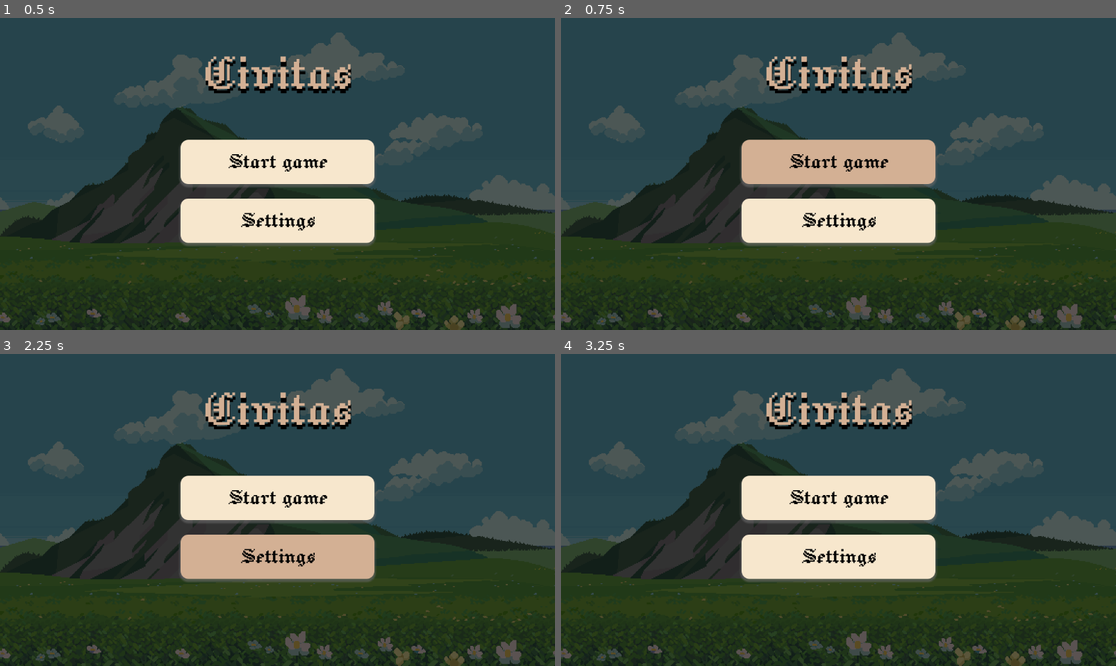
Above: before the commit, frames 1-4 (two rows, left to right).
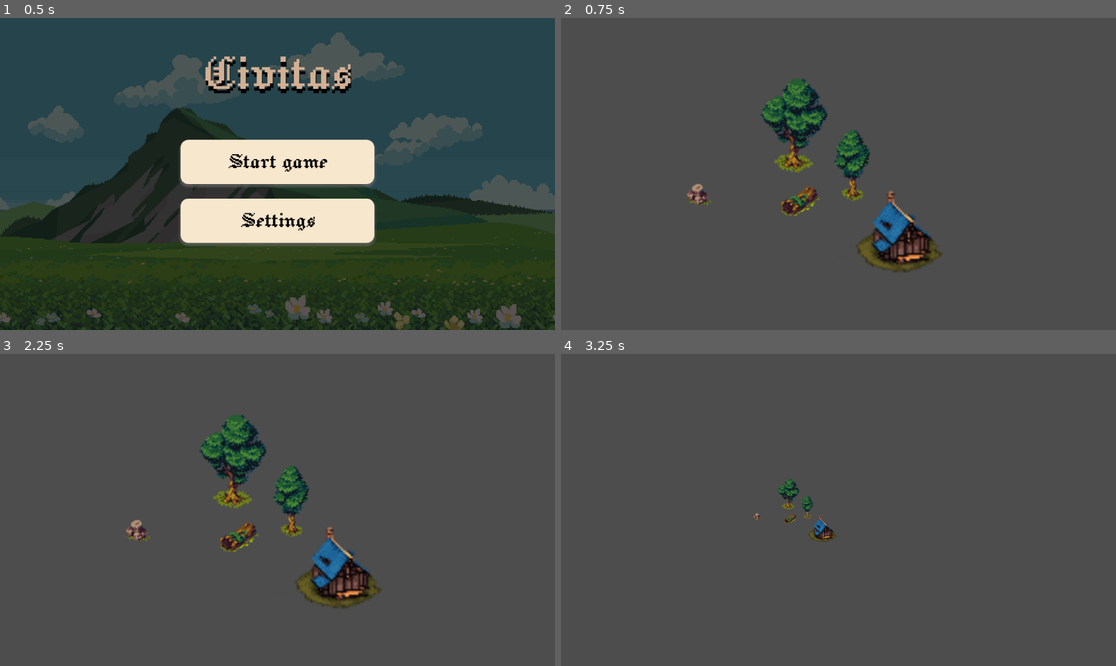
Above: after the commit, the same moments.

Repository: Benji4021/Civitas
Game: Godot game, scene res://Szenen/StartScreen.tscn
The game is run twice, just before and just after one commit, with the same random seed, the same clock (stepped at 60 frames per second) and the same inputs.
Inputs (mouse positions are in pixels of both pictures, inside the frame that each line leads up to):
- Up to frame 1 (0.5 s): no input
- Up to frame 2 (0.75 s): click "Start game" at 0.5 s
- Up to frame 3 (2.25 s): click (277, 497) at 1.25 s, where only the run before the commit has a clickable "Start game"; click (277, 556) at 2 s, where only the run before the commit has a clickable "Settings"
- Up to frame 4 (3.25 s): move the mouse to (960, 494) at 2.77 s; hold D (right) from 2.78 s (still down); hold Mouse wheel up (zoom_in) from 2.78 s (still down); click (960, 494) at 2.92 s

Frame 1 is identical in both runs. In frame 2, 91% of the frame differs, in the area x 0-100%, y 0-100%; in frame 3, 91%; in frame 4, 91%.

Commit message:
global script

Diff:
--- a/civitas/Scripts/Global/Globals.gd
+++ b/civitas/Scripts/Global/Globals.gd
@@ -1 +1,21 @@
 extends Node
+
+var Ressources
+var Money
+var People
+
+# mit der kann man den Wert der Variablen von überall aus ändern
+func modify(var_name: String, amount: float) -> void:
+	var property_list = get_property_list()
+	var exists = false
+
+	for p in property_list:
+		if p.name == var_name:
+			exists = true
+			break
+
+	if not exists:
+		push_error("Globals: Variable '%s' existiert nicht!" % var_name)
+		return
+
+	self.set(var_name, self.get(var_name) + amount)
--- a/civitas/Scripts/menu.gd
+++ b/civitas/Scripts/menu.gd
@@ -12,7 +12,7 @@
 
 
 func _on_start_pressed() -> void:
-	get_tree().change_scene_to_file("res://Szenen/Test.tscn")
+	get_tree().change_scene_to_file("res://Szenen/Main.tscn")
 
 
 func _on_settings_pressed() -> void:
